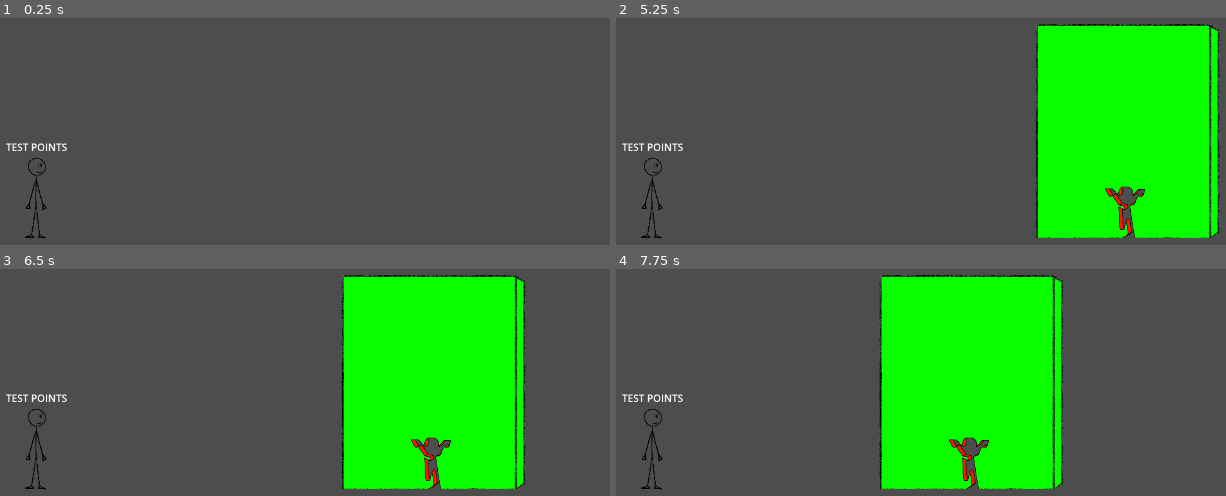
Above: before the commit, frames 1-4 (two rows, left to right).
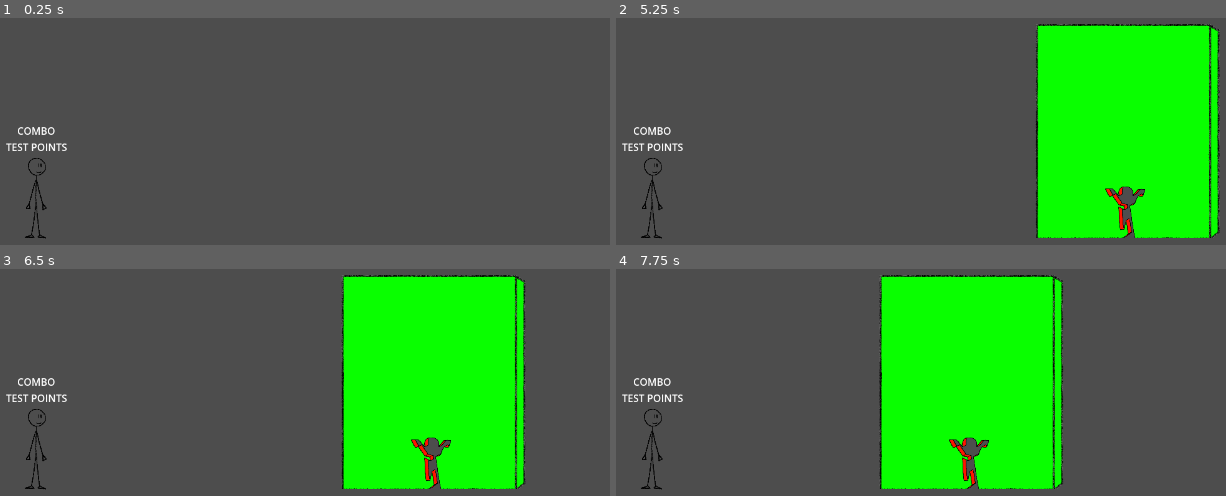
Above: after the commit, the same moments.

Repository: onegm/Scale-Game-Show
Game: Godot game, scene res://levels/Level1.tscn
Two runs of this game, one before a commit and one after it. Both use one fixed random seed, a clock stepped at 60 frames per second and the inputs below.
Inputs:
- Up to frame 1 (0.25 s): no input
- Up to frame 2 (5.25 s): tap Enter at 0.5, 2, 3.5 s; hold Right (pose_right) 0.53-1.28 s; tap A (look_left) every 1.5 s from 0.6 to 5.1 s; tap Space at 1.25, 2.75, 4.25 s; hold Down (pose_down) 1.28-2.03 s; tap D (look_right) at 1.35, 2.85, 4.35 s; hold Right (pose_right) 2.03-2.78 s; hold Up (pose_up) 2.78-3.53 s; hold Left (pose_left) 3.53-5.03 s; hold Down (pose_down) from 5.03 s (still down)
- Up to frame 3 (6.5 s): release Down (pose_down) at 5.78 s; hold Right (pose_right) from 5.78 s (still down); tap D (look_right) at 5.85 s
- Up to frame 4 (7.75 s): release Right (pose_right) at 6.53 s; hold Up (pose_up) 6.53-7.28 s; tap A (look_left) at 6.6 s; hold Right (pose_right) from 7.28 s (still down); tap D (look_right) at 7.35 s

The runs differ from the first frame. In frame 1, 0.1% of the frame differs, in the area x 2-10%, y 48-52%; in frame 2, 0.1%; in frame 3, 0.1%; in frame 4, 0.1%.

Commit message:
Pose detection fixed and points and combo counter

Diff:
--- a/player/player.gd
+++ b/player/player.gd
@@ -2,6 +2,8 @@
 
 # x: size , y: look_dir, z: pose_frame
 var player_state := Vector3(1, 0, 0)
+var point_counter : int = 0
+var combo_meter : int = 0
 
 func _ready() -> void:
 	SignalBus.wall_hit.connect(on_wall_hit)
@@ -25,11 +27,15 @@
 	$Sprite2D.flip_h = (player_state.y == -1)
 	$Sprite2D.frame = player_state.z
 
-func on_wall_hit(wall_pose : Vector3) -> void:
-	if wall_pose.x == player_state.x && wall_pose.y == player_state.y && wall_to_player(int(wall_pose.z)) == player_state.z:
-		$Label.set_text("Nice fit")
+func on_wall_hit(wall_pose : PostureDTO) -> void:
+	if wall_pose.size == (player_state.x + 1) && wall_pose.direction == abs(player_state.y) + (1 if player_state.y > 0 else 0) && wall_to_player(int(wall_pose.posture)) == player_state.z:
+		point_counter += 1
+		combo_meter += 1
+		$PointsLabel.set_text(str(point_counter))
+		$ComboLabel.set_text(str("x", combo_meter))
 	else:
-		$Label.set_text("Ouch")
+		combo_meter = 0
+		$ComboLabel.set_text(str("x", combo_meter))
 
 func wall_to_player(wall_pose_num : int) -> int:
 	match wall_pose_num:
--- a/player/player.tscn
+++ b/player/player.tscn
@@ -20,10 +20,18 @@
 position = Vector2(-2.5, -64)
 shape = SubResource("RectangleShape2D_b0fiy")
 
-[node name="Label" type="Label" parent="."]
+[node name="PointsLabel" type="Label" parent="."]
 offset_left = -51.0
 offset_top = -157.0
 offset_right = 47.0
 offset_bottom = -134.0
 text = "TEST POINTS"
 horizontal_alignment = 1
+
+[node name="ComboLabel" type="Label" parent="."]
+offset_left = -51.0
+offset_top = -183.0
+offset_right = 47.0
+offset_bottom = -160.0
+text = "COMBO"
+horizontal_alignment = 1
Not shown: 1 places in levels/Level1.tscn that only renumber resources
